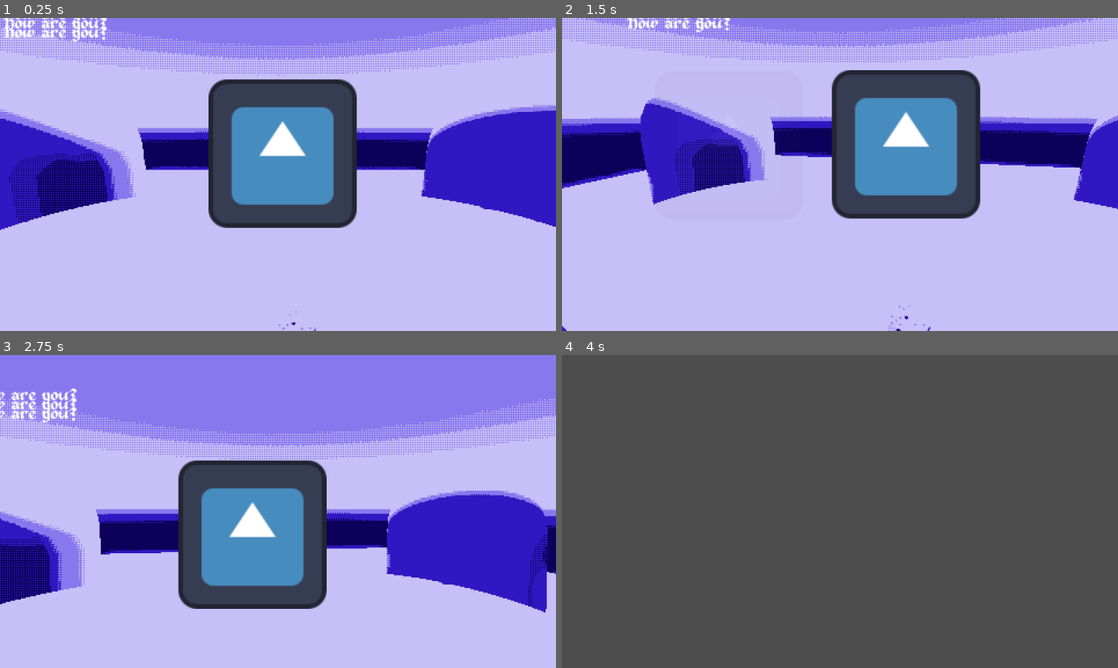
Above: before the commit, frames 1-4 (two rows, left to right).
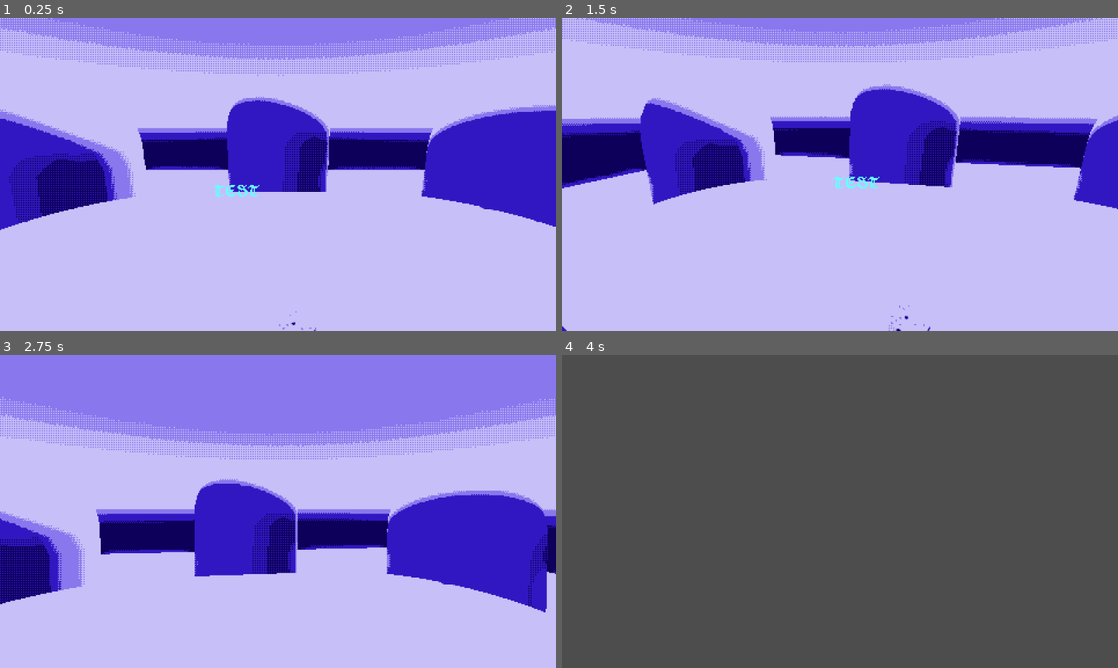
Above: after the commit, the same moments.

Repository: Merrick-McLean/GameOff13
Game: Godot game, scene res://scenes/main.tscn
Same seed, same stepped clock (60 frames per second), same inputs: the game is played once before the commit and once after it. This scene is started directly instead of the project's main scene. The engine's default icon, where the game draws it, is replaced by a stand-in: a white triangle on a blue panel in a dark square.
Inputs (mouse positions are in pixels of both pictures, inside the frame that each line leads up to):
- Up to frame 1 (0.25 s): no input
- Up to frame 2 (1.5 s): tap Enter at 0.5 s; move the mouse to (962, 158) at 0.52 s; tap F5 (debug_set_start_scene) at 1.25 s; move the mouse to (728, 190) at 1.27 s
- Up to frame 3 (2.75 s): tap F6 (debug_toggle_start_scene) at 2 s; move the mouse to (333, 442) at 2.02 s
- Up to frame 4 (4 s): tap R (debug_reset_level) at 2.75 s; move the mouse to (812, 574) at 2.77 s; tap F5 (debug_set_start_scene) at 3.5 s; move the mouse to (1006, 558) at 3.52 s

The runs differ from the first frame. In frame 1, 13% of the frame differs, in the area x 0-65%, y 0-68%; in frame 2, 13%; in frame 3, 13%, in the area x 0-59%, y 10-82%; in frame 4, nothing differs.

Commit message:
dialogue option hovering

Diff:
--- a/project/scenes/dialogue_display.gd
+++ b/project/scenes/dialogue_display.gd
@@ -17,6 +17,9 @@
 		var dialogue_options_ui : DialogueOptionsUI = DialogueOptionsUIScene.instantiate()
 		add_child(dialogue_options_ui)
 		dialogue_options_uis.append(dialogue_options_ui)
+
+	dialogue_options_uis[Dialogue.Actor.CAPTAIN].load_options(["TEST"])
+	dialogue_options_uis[Dialogue.Actor.PIRATE_RIGHT].load_options(["TEST", "other one"])
 
 
 func _process(delta: float) -> void:
@@ -40,5 +43,5 @@
 
 			var dialogue_options_ui : DialogueOptionsUI = dialogue_options_uis[actor]
 			dialogue_options_ui.position = unprojected_position / 2 - dialogue_options_ui.size / 2
-			dialogue_options_ui.modulate.a = clamp(remap(displacement.length(), 150, 200, 1.0, 0.0), 0.0, 1.0)
-			dialogue_options_ui.visible = dialogue_options_ui.modulate.a > 0
+			var weighted_displacement := (displacement * Vector2(1.2, 2.2)).length()
+			dialogue_options_ui.visible_percentage = clamp(remap(weighted_displacement, 170, 220, 1.0, 0.0), 0.0, 1.0)
--- a/project/scenes/game_room.tscn
+++ b/project/scenes/game_room.tscn
@@ -89,12 +89,12 @@
 transform = Transform3D(0.149991, 0, 0.00166763, 0, 0.15, 0, -0.00166763, 0, 0.149991, 0.0337915, 0.662155, 0.628924)
 
 [node name="DialoguePoint" parent="." instance=ExtResource("3_ig5u6")]
-transform = Transform3D(1, 0, 0, 0, 1, 0, 0, 0, 1, -1.05046, 0.904216, -0.213782)
+transform = Transform3D(1, 0, 0, 0, 1, 0, 0, 0, 1, -1.05046, 0.627823, -0.213782)
 actor = 1
 
 [node name="DialoguePoint2" parent="." instance=ExtResource("3_ig5u6")]
-transform = Transform3D(1, 0, 0, 0, 1, 0, 0, 0, 1, 0.0331475, 0.904216, -0.544169)
+transform = Transform3D(1, 0, 0, 0, 1, 0, 0, 0, 1, 0.0331475, 0.627823, -0.544169)
 
 [node name="DialoguePoint3" parent="." instance=ExtResource("3_ig5u6")]
-transform = Transform3D(1, 0, 0, 0, 1, 0, 0, 0, 1, 1.05185, 0.904216, -0.192945)
+transform = Transform3D(1, 0, 0, 0, 1, 0, 0, 0, 1, 1.05, 0.628, -0.214)
 actor = 2
--- a/project/scenes/ui/dialogue_option.gd
+++ b/project/scenes/ui/dialogue_option.gd
@@ -5,7 +5,21 @@
 
 @onready var label : Label = $Label
 
+var hitbox_scale := Vector2.ONE
+var hitbox_offset := Vector2.ZERO
 var text := "" :
 	set(new_value):
 		text = new_value
 		label.text = text
+
+
+
+func _process(delta: float) -> void:
+	var rect := get_global_rect()
+	rect.position += hitbox_offset - (hitbox_scale - Vector2.ONE) * rect.size / 2
+	rect.size *= hitbox_scale
+
+	if rect.has_point(get_viewport_rect().get_center() / 2):
+		modulate.r = 1.0
+	else:
+		modulate.r = 0.4
--- a/project/scenes/ui/dialogue_option_separator.tscn
+++ b/project/scenes/ui/dialogue_option_separator.tscn
@@ -1,5 +1,15 @@
 [gd_scene format=3 uid="uid://crllx70bkatyc"]
 
 [node name="DialogueOptionSeparator" type="Control"]
+custom_minimum_size = Vector2(0, 1)
 layout_mode = 3
 anchors_preset = 0
+size_flags_horizontal = 3
+
+[node name="ColorRect" type="ColorRect" parent="."]
+layout_mode = 1
+anchors_preset = 15
+anchor_right = 1.0
+anchor_bottom = 1.0
+grow_horizontal = 2
+grow_vertical = 2
--- a/project/scenes/ui/dialogue_options.gd
+++ b/project/scenes/ui/dialogue_options.gd
@@ -7,6 +7,13 @@
 const DialogueOptionsSeparatorUIScene = preload("res://scenes/ui/dialogue_option_separator.tscn")
 
 var dialogue_options : Array[DialogueOptionUI] = []
+var dialogue_separators : Array[Control] = []
+var visible_percentage := 0.0 :
+	set(new_value):
+		assert(new_value >= 0.0 and new_value <= 1.0)
+		visible_percentage = new_value
+		modulate.a = visible_percentage
+		visible = visible_percentage > 0
 
 @onready var vbox : VBoxContainer = $VBoxContainer
 
@@ -18,20 +25,41 @@
 		vbox.add_child(dialogue_option)
 
 		if i < Dialogue.MAX_OPTIONS - 1:
-			vbox.add_child(DialogueOptionsSeparatorUIScene.instantiate())
+			var dialogue_separator : Control = DialogueOptionsSeparatorUIScene.instantiate()
+			dialogue_separators.append(dialogue_separator)
+			vbox.add_child(dialogue_separator)
 
 
-func load_options(options: Array[String]) -> void:
+func load_options(options: Array) -> void:
 
 	assert(options.size() <= Dialogue.MAX_OPTIONS)
 
+	var scale = [
+		Vector2(1, 2),
+		Vector2(1, 1.2),
+		Vector2(1, 1.2),
+	][options.size() - 1]
+
+	vbox.add_theme_constant_override(&"separation", [
+		0,
+		2,
+		1
+	][options.size() - 1])
+
 	for i in range(Dialogue.MAX_OPTIONS):
 		var dialogue_option := dialogue_options[i]
+		var dialogue_separator := dialogue_separators[i - 1]
 
 		if i >= options.size():
 			dialogue_option.hide()
+			if dialogue_separator:
+				dialogue_separator.hide()
 			continue
 
 		var option_text : String = options[i]
 		dialogue_option.show()
+		if dialogue_separator:
+			dialogue_separator.show()
 		dialogue_option.text = option_text
+		dialogue_option.hitbox_scale = scale
+		dialogue_option.hitbox_offset = Vector2.ZERO
--- a/project/scenes/ui/dialogue_options.tscn
+++ b/project/scenes/ui/dialogue_options.tscn
@@ -1,15 +1,14 @@
-[gd_scene load_steps=4 format=3 uid="uid://f1hvfx2nisdh"]
+[gd_scene load_steps=2 format=3 uid="uid://f1hvfx2nisdh"]
 
 [ext_resource type="Script" path="res://scenes/ui/dialogue_options.gd" id="1_iwwyr"]
-[ext_resource type="PackedScene" uid="uid://crllx70bkatyc" path="res://scenes/ui/dialogue_option_separator.tscn" id="2_ya10v"]
-[ext_resource type="Texture2D" uid="uid://bwce0xpba0t2q" path="res://sprites/icon.svg" id="3_vbf3w"]
 
 [node name="DialogueOptionPicker" type="Control"]
+texture_filter = 1
 layout_mode = 3
 anchors_preset = 15
 anchor_right = 1.0
 anchor_bottom = 1.0
-offset_right = -480.0
+offset_right = -841.0
 offset_bottom = -270.0
 grow_horizontal = 2
 grow_vertical = 2
@@ -17,26 +16,12 @@
 
 [node name="VBoxContainer" type="VBoxContainer" parent="."]
 layout_mode = 1
-anchors_preset = 15
+anchors_preset = 14
+anchor_top = 0.5
 anchor_right = 1.0
-anchor_bottom = 1.0
+anchor_bottom = 0.5
+offset_top = -12.5
+offset_bottom = 12.5
 grow_horizontal = 2
 grow_vertical = 2
-
-[node name="DialogueOptionSeparator" parent="VBoxContainer" instance=ExtResource("2_ya10v")]
-layout_mode = 2
-
-[node name="TextureRect" type="TextureRect" parent="."]
-layout_mode = 1
-anchors_preset = 8
-anchor_left = 0.5
-anchor_top = 0.5
-anchor_right = 0.5
-anchor_bottom = 0.5
-offset_left = -20.0
-offset_top = -20.0
-offset_right = 20.0
-offset_bottom = 20.0
-grow_horizontal = 2
-grow_vertical = 2
-texture = ExtResource("3_vbf3w")
+theme_override_constants/separation = 0
Not shown, removed: project/fonts/OldWizard.ttf.import
Not shown, added: project/scenes/ui/dia2984.tmp
